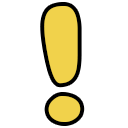
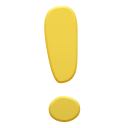
Comparing the layer stacks of the two 128px x 128px images. Changes:
pixels changed over (40, 2, 85, 126) (layer not identified)
